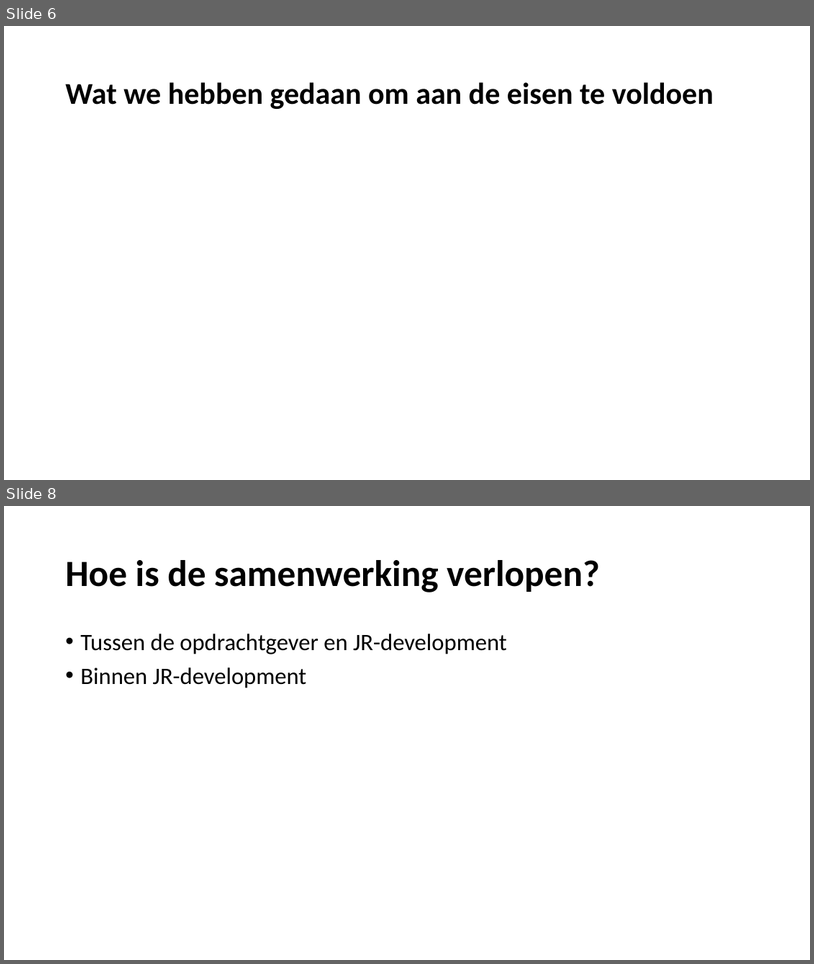
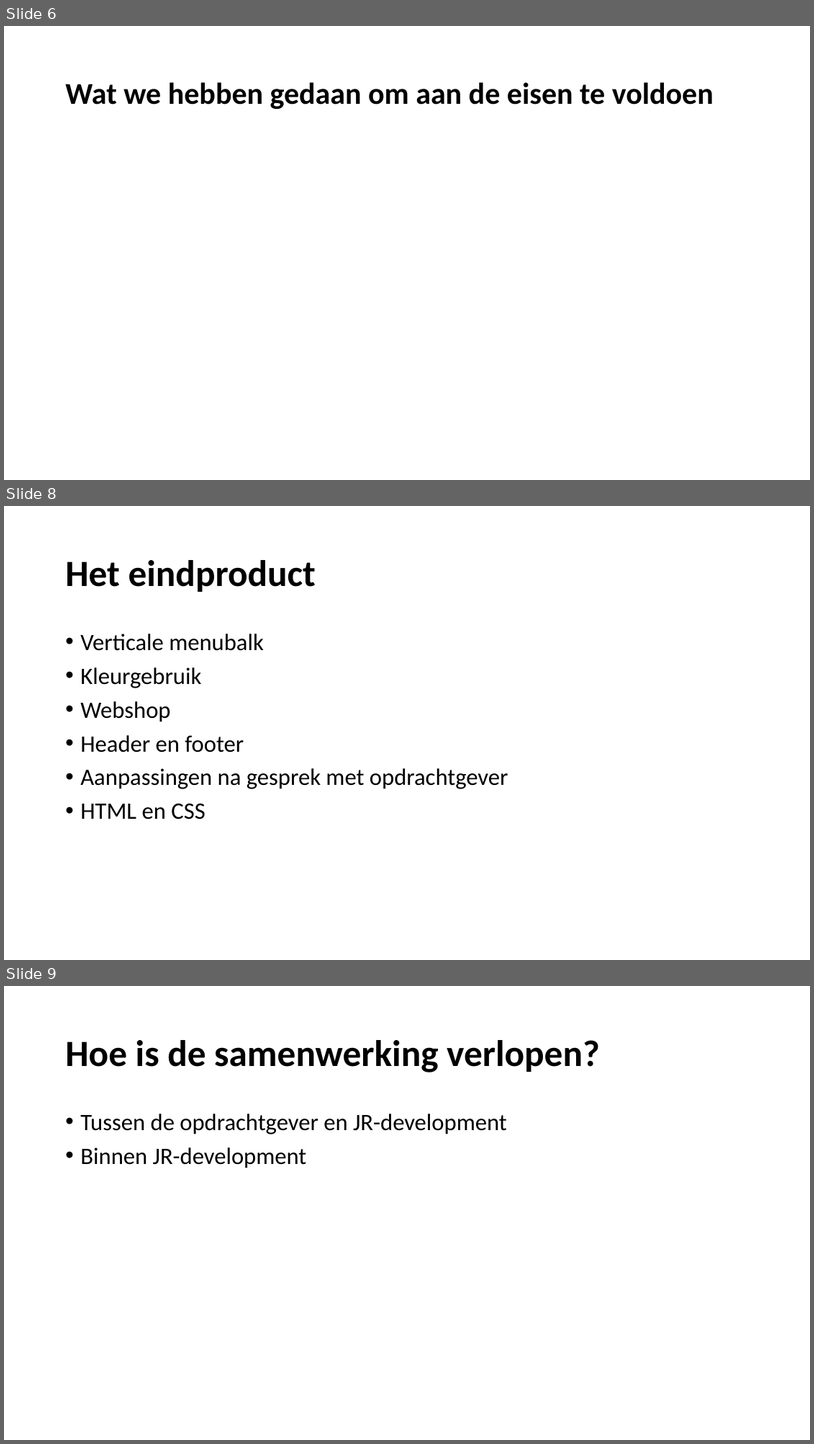
Before and after one commit to jr-development/PC4U-V2.0, a slide deck: Powerpoint-presentatie/JR-Webdevelopment presents PC4U.pptx. Shown one above the other, each under a label of ours: slides 6 and 8 before the commit, slides 6, 8 and 9 after it; the slides between them are not shown. The pictures are 814x964 and 814x1444 pixels, drawn with LibreOffice and Linux fonts; fonts in the diff are those of the drawing; background and template pictures are left out. Boxes give left, top, right and bottom in pixels: in the first picture for what was removed or moved away, otherwise in the second. Text is boxed around its words. In the diff, an @@ line names an element or a change of style, - is before the commit and + after.

```diff
--- a/Powerpoint-presentatie/JR-Webdevelopment presents PC4U.pptx
+++ b/Powerpoint-presentatie/JR-Webdevelopment presents PC4U.pptx
@@ slide 8 added at [4,506,810,960], background picture (left out) @@
@@ title added at [65,560,316,592], 44 pt, text #000000, bold @@
+Het eindproduct
@@ text added at [80,633,508,819], 28 pt, text #000000 @@
+• Verticale menubalk
+• Kleurgebruik
+• Webshop
+• Header en footer
+• Aanpassingen na gesprek met opdrachtgever
+• HTML en CSS
@@ what was slide 8 is now slide 9 @@
```
Also in this commit, not shown: 2 slides changed, 2 other files.
